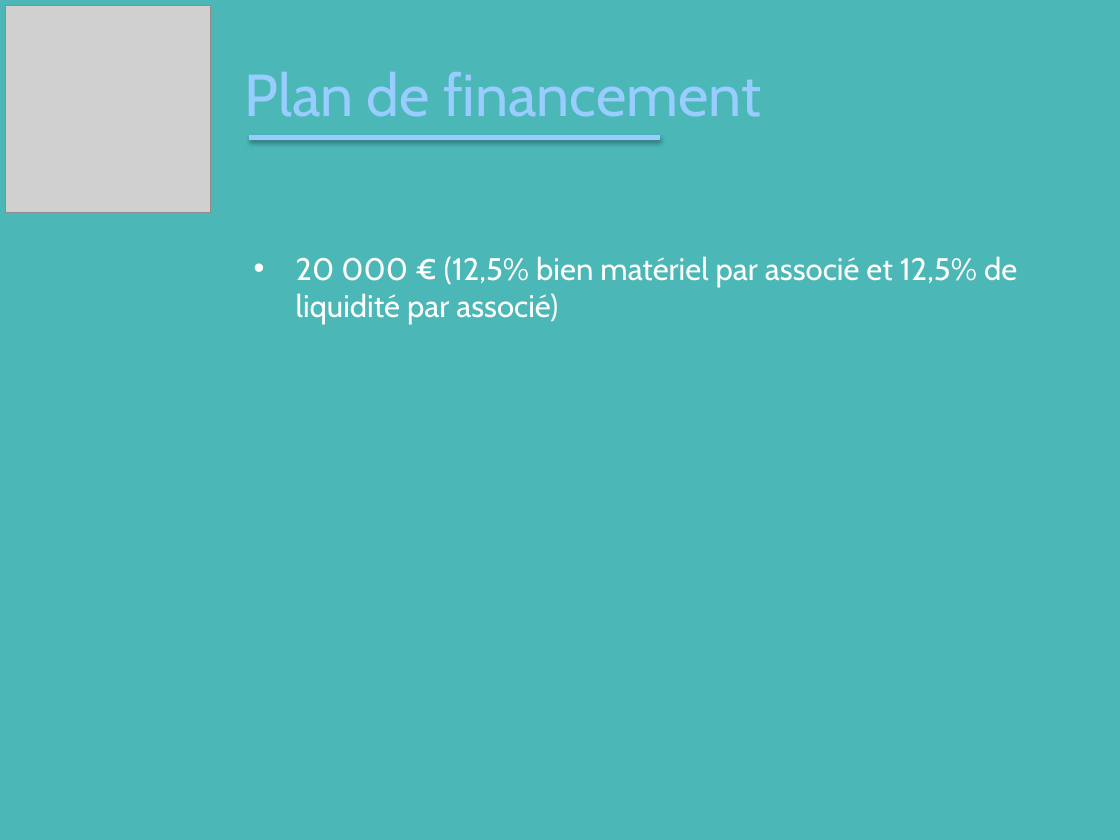
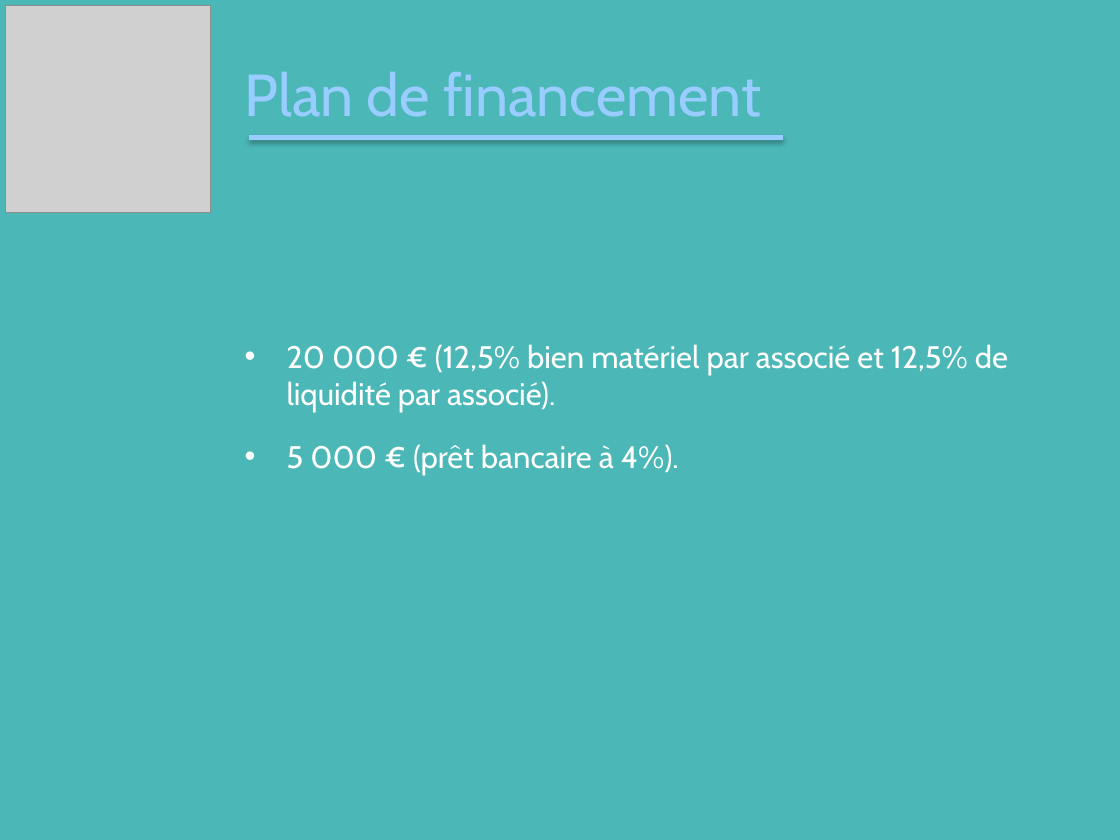
Before and after one commit to jminouflet/NightLife, a slide deck: slide 7 of PPT/Night Soft.pptx. Drawn at 1120x840 pixels with LibreOffice and Linux fonts; fonts in the diff are those of the drawing; grey boxes stand for pictures; background and template pictures are left out. Boxes give left, top, right and bottom in pixels: in the first picture for what was removed or moved away, otherwise in the second. Text is boxed around its words. In the diff, an @@ line names an element or a change of style, - is before the commit and + after.

```diff
--- a/PPT/Night Soft.pptx
+++ b/PPT/Night Soft.pptx
@@ line moved from (251, 138) - (659, 138) to (251, 138) - (781, 138) @@
@@ text at <box>287,344,1008,475</box>: text changed @@
-• 20 000 € (12,5% bien matériel par associé et 12,5% de liquidité par associé)
+• 20 000 € (12,5% bien matériel par associé et 12,5% de liquidité par associé).
+• 5 000 € (prêt bancaire à 4%).
```
Also in this commit, not shown: 5 other slides changed, 3 slides added, 1 slide removed, 2 other files.
